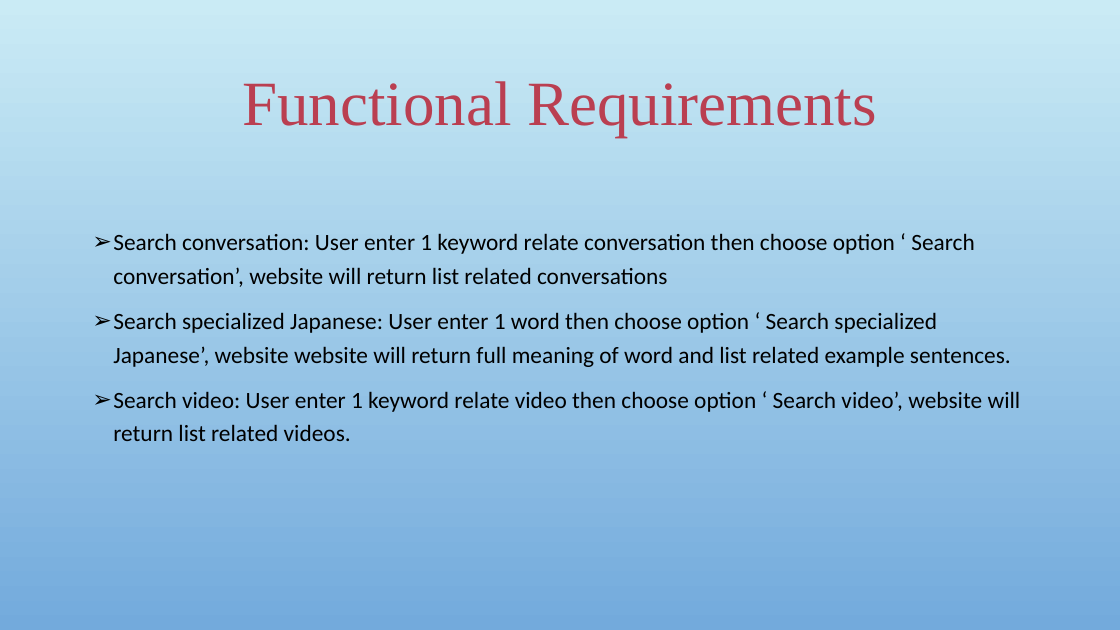
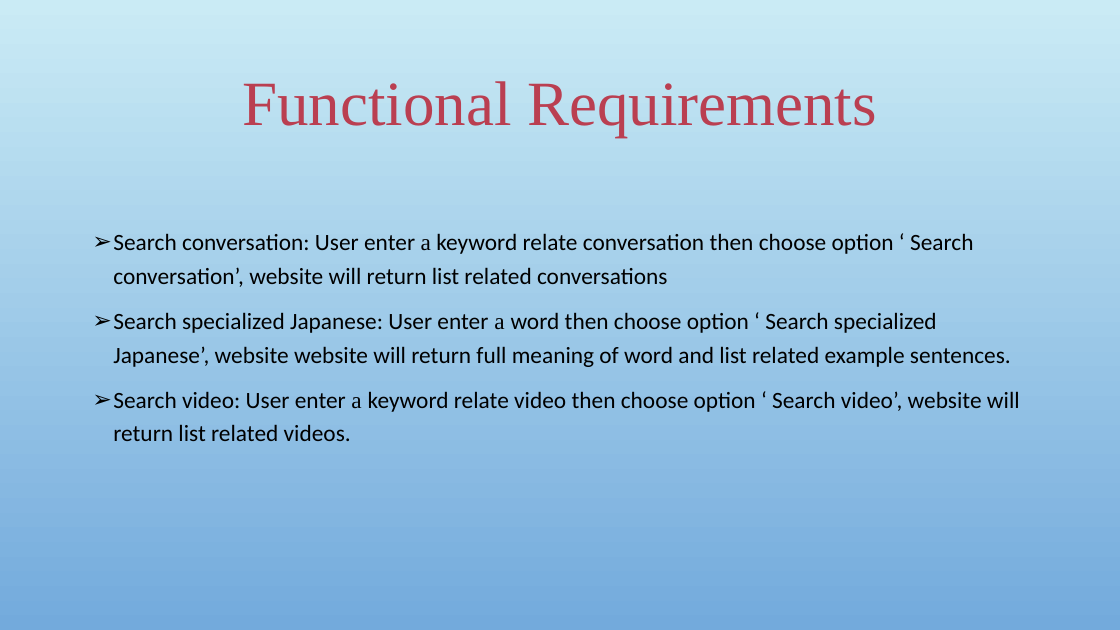
Before and after one commit to sangnvus/japanesedictionary, a slide deck: slide 11 of WIP/Documents/Report 1/UJD_VN_Examination_v1.0_EN/UJD_VN_ProjectOverview_v1.0.pptx. Drawn at 1120x630 pixels with LibreOffice and Linux fonts; fonts in the diff are those of the drawing; background and template pictures are left out. Boxes give left, top, right and bottom in pixels: in the first picture for what was removed or moved away, otherwise in the second. Text is boxed around its words. In the diff, an @@ line names an element or a change of style, - is before the commit and + after.

```diff
--- a/WIP/Documents/Report 1/UJD_VN_Examination_v1.0_EN/UJD_VN_ProjectOverview_v1.0.pptx
+++ b/WIP/Documents/Report 1/UJD_VN_Examination_v1.0_EN/UJD_VN_ProjectOverview_v1.0.pptx
@@ text at box(113, 233, 1020, 441): text changed @@
-➢ Search conversation: User enter 1 keyword relate conversation then choose option ‘ Search conversation’, website will return list related conversations
-➢ Search specialized Japanese: User enter 1 word then choose option ‘ Search specialized Japanese’, website website will return full meaning of word and list related example sentences.
-➢ Search video: User enter 1 keyword relate video then choose option ‘ Search video’, website will return list related videos.
+➢ Search conversation: User enter a keyword relate conversation then choose option ‘ Search conversation’, website will return list related conversations
+➢ Search specialized Japanese: User enter a word then choose option ‘ Search specialized Japanese’, website website will return full meaning of word and list related example sentences.
+➢ Search video: User enter a keyword relate video then choose option ‘ Search video’, website will return list related videos.
```
Also in this commit, not shown: 4 other slides changed.
